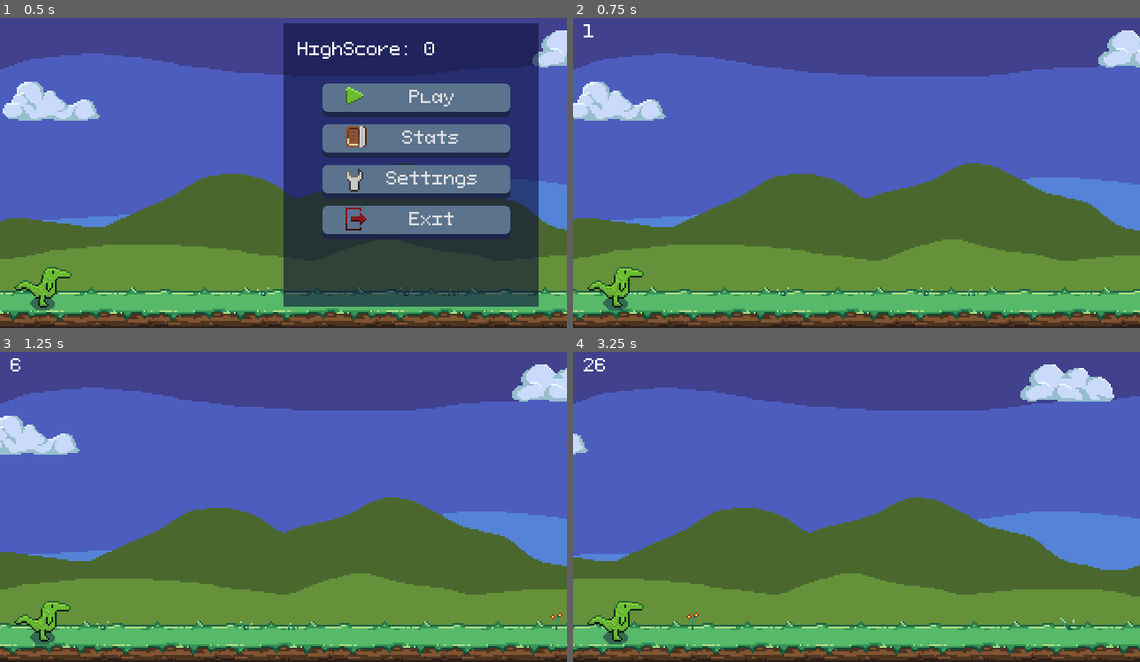
Above: before the commit, frames 1-4 (two rows, left to right).
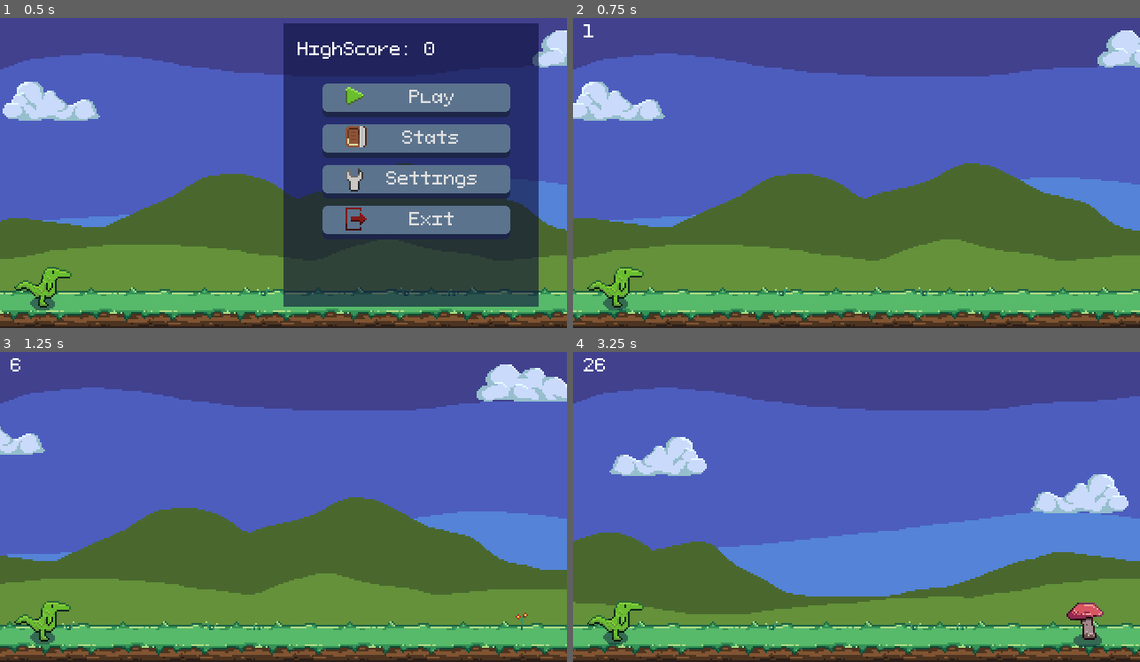
Above: after the commit, the same moments.

Repository: zMenta/DinosaurRun
Game: Godot game, scene res://main/Main.tscn
Two runs of this game, one before a commit and one after it. Both use one fixed random seed, a clock stepped at 60 frames per second and the inputs below.
Inputs:
- Up to frame 1 (0.5 s): no input
- Up to frame 2 (0.75 s): click "Play" at 0.5 s
- Up to frame 3 (1.25 s): no input
- Up to frame 4 (3.25 s): tap Space (jump) at 1.52, 2.27 s

Frame 1 is identical in both runs. In frame 2, 2.1% of the frame differs, in the area x 0-100%, y 4-100%; in frame 3, 11%; in frame 4, 27%.

Commit message:
map layer restart layer speed

Diff:
--- a/DinosaurRun/main/Main.gd
+++ b/DinosaurRun/main/Main.gd
@@ -52,7 +52,8 @@
 
 
 func _on_MenuGameOver_buttonRestart_pressed() -> void:
-	pass
+	map.restart_world()
+	_start_game()
 
 
 func _on_MenuGameOver_buttonGoBack_pressed() -> void:
--- a/DinosaurRun/main/Main.tscn
+++ b/DinosaurRun/main/Main.tscn
@@ -10,9 +10,7 @@
 
 [node name="Main" type="Node2D"]
 script = ExtResource( 3 )
-speed_increase_value = null
-obstacle_spawn_rate_increase = null
-points_per_timeout = null
+speed_increase_value = 10.0
 
 [node name="Map" parent="." instance=ExtResource( 1 )]
 
--- a/DinosaurRun/scenes/world/map/LayerParallax.gd
+++ b/DinosaurRun/scenes/world/map/LayerParallax.gd
@@ -9,7 +9,7 @@
 	if not is_moving:
 		return
 
-	motion_offset.x -= speed * delta
+	motion_offset.x -= current_speed * delta
 
 
 func restore_default_speed() -> void:
--- a/DinosaurRun/scenes/world/map/Map.gd
+++ b/DinosaurRun/scenes/world/map/Map.gd
@@ -7,6 +7,7 @@
 
 func restart_world() -> void:
 	parallax.restore_layers()
+	start_world()
 
 func stop_world() -> void:
 	parallax.stop_layers()
--- a/DinosaurRun/scenes/world/map/Parallax.gd
+++ b/DinosaurRun/scenes/world/map/Parallax.gd
@@ -6,7 +6,7 @@
 func increase_layers_speed(speed_increase: float) -> void:
 	for layer in parallax_background.get_children():
 		if layer.get_script() != null:
-			layer.speed += speed_increase
+			layer.current_speed += speed_increase
 
 
 func stop_layers() -> void:
